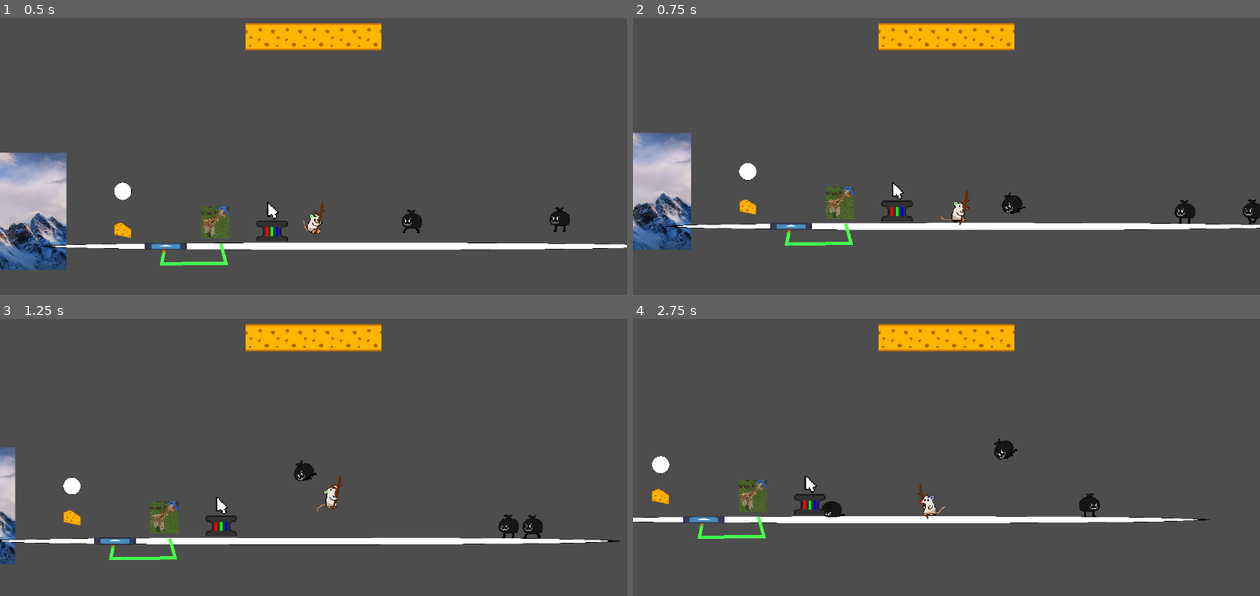
Above: before the commit, frames 1-4 (two rows, left to right).
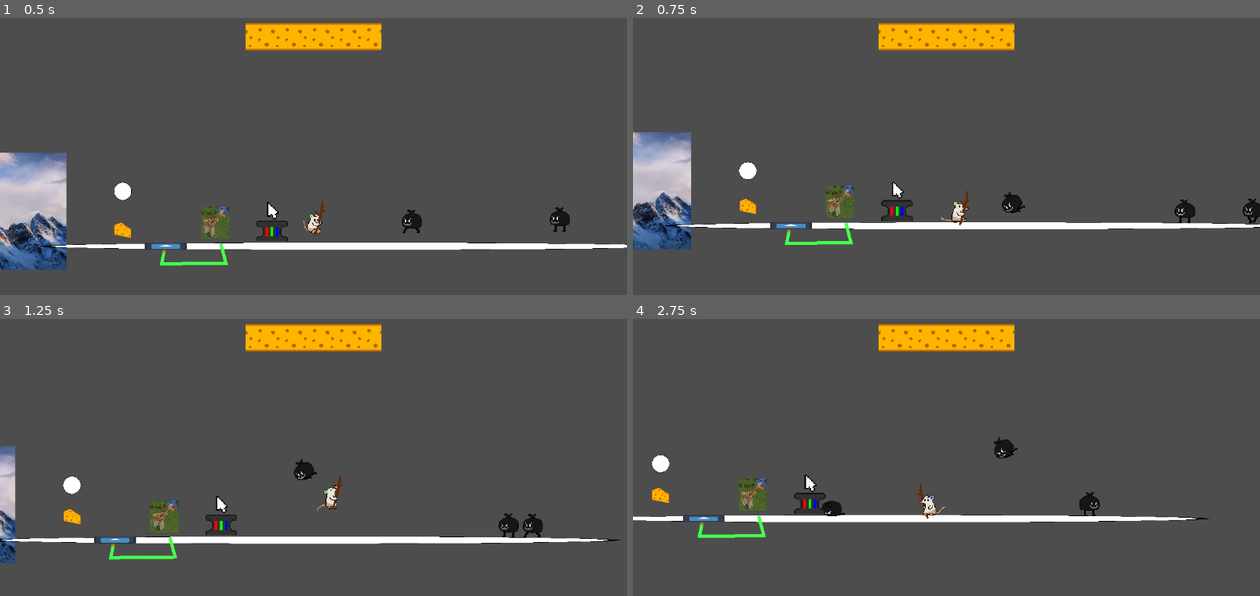
Above: after the commit, the same moments.

Repository: Jedikoops/gamejam
Game: Godot game, scene res://prefabs/guybigsticl.tscn
Same seed, same stepped clock (60 frames per second), same inputs: the game is played once before the commit and once after it. The engine's default icon, where the game draws it, is replaced by a stand-in: a white triangle on a blue panel in a dark square.
Inputs:
- Up to frame 1 (0.5 s): no input
- Up to frame 2 (0.75 s): hold D (move_right) from 0.53 s (still down); hold E (Interact) from 0.53 s (still down)
- Up to frame 3 (1.25 s): keep holding D (move_right); keep holding E (Interact); tap Space (jump) at 0.77 s
- Up to frame 4 (2.75 s): release E (Interact) at 1.28 s; tap R (attack) at 1.35 s; tap Space (jump) at 1.52 s; release D (move_right) at 2.03 s; hold A (move_left) from 2.03 s (still down); hold E (Interact) from 2.03 s (still down)

Frame 1 is identical in both runs. In frame 2, 1.8% of the frame differs, in the area x 0-100%, y 41-84%; in frame 3, 1.9%, in the area x 0-99%, y 45-89%; in frame 4, 1.6%.

Commit message:
added floor

Diff:
--- a/UI/tower_of_garbo.tscn
+++ b/UI/tower_of_garbo.tscn
@@ -735,6 +735,13 @@
 rotation = 0.41261
 shape = SubResource("RectangleShape2D_63vdt")
 
+[node name="ColorRect" type="ColorRect" parent="Map Terrain"]
+offset_left = -1304.0
+offset_top = -10.0
+offset_right = 9303.0
+offset_bottom = 588.0
+color = Color(0.265444, 0.156591, 0.0218546, 0.321569)
+
 [node name="SpawnPointHolder" parent="." instance=ExtResource("6_dcify")]
 position = Vector2(-785, -47)
 
--- a/prefabs/player_body.tscn
+++ b/prefabs/player_body.tscn
@@ -541,7 +541,9 @@
 position = Vector2(0, -1)
 scale = Vector2(0.5, 0.5)
 sprite_frames = SubResource("SpriteFrames_00ltt")
-animation = &"falldownleft"
+animation = &"walkleft"
+frame = 4
+frame_progress = 0.236268
 
 [node name="Sprite2D" type="Sprite2D" parent="PlayerAnchor"]
 visible = false
@@ -572,6 +574,7 @@
 disabled = true
 
 [node name="CollisionShape2D" type="CollisionShape2D" parent="."]
+position = Vector2(0, -3)
 shape = SubResource("CircleShape2D_n5ntd")
 
 [node name="DialougeTrigger" type="Area2D" parent="."]
Not shown: 3 places in UI/tower_of_garbo.tscn that only renumber resources
